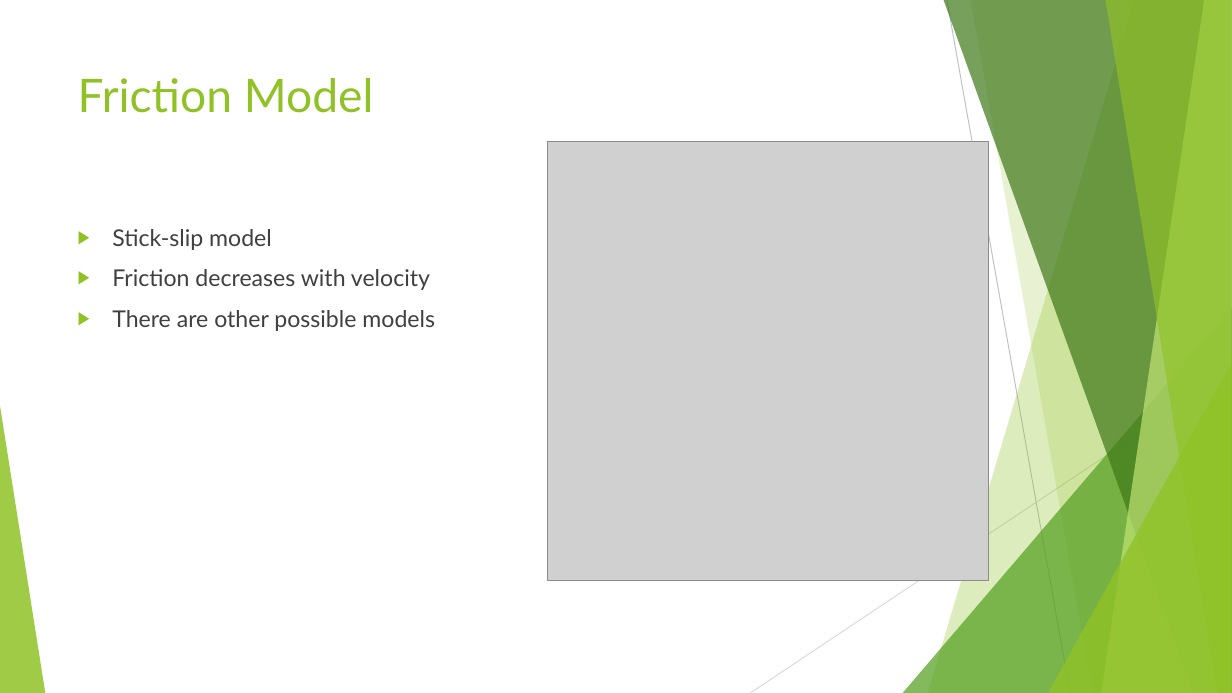
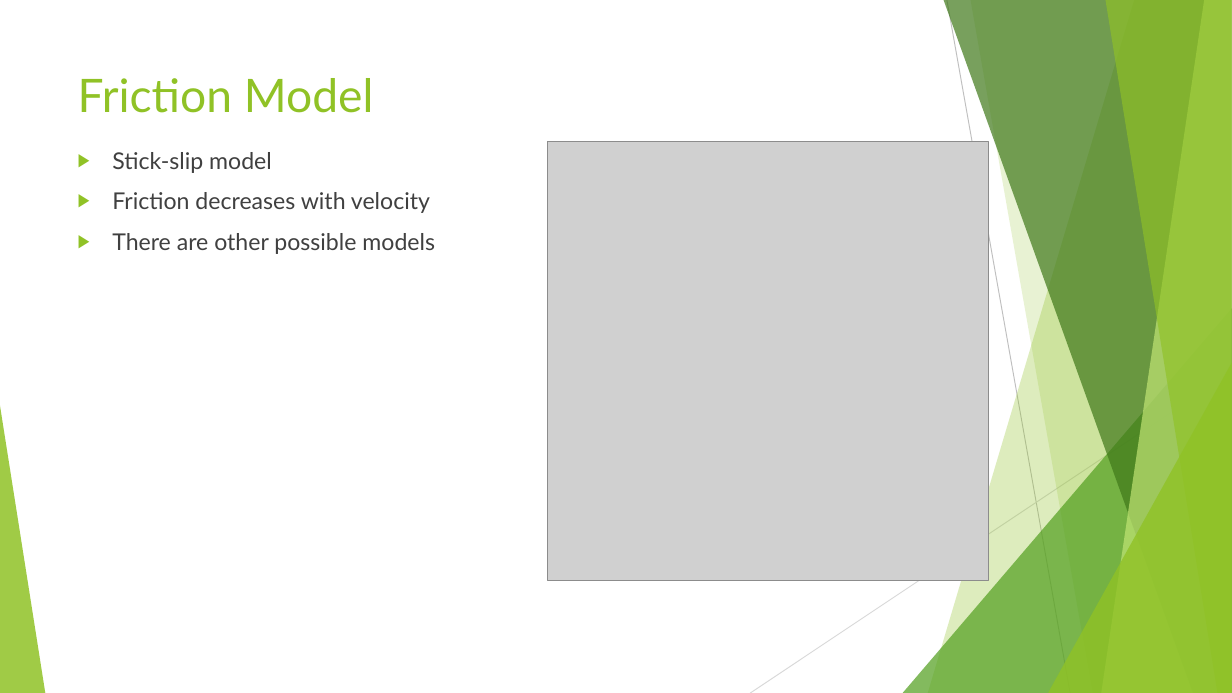
Before and after one commit to aMartin6/Final_Project, a slide deck: slide 6 of Earthquake Presentation.pptx (slide 5 before the commit). Drawn at 1232x693 pixels with LibreOffice and Linux fonts; fonts in the diff are those of the drawing; grey boxes stand for pictures. Boxes give left, top, right and bottom in pixels: in the first picture for what was removed or moved away, otherwise in the second. Text is boxed around its words. In the diff, an @@ line names an element or a change of style, - is before the commit and + after.

```diff
--- a/Earthquake Presentation.pptx
+++ b/Earthquake Presentation.pptx
@@ text "Stick-slip model": place and size @@
-text "Stick-slip model" at bbox=[112, 229, 435, 331]
+text "Stick-slip model" at bbox=[112, 152, 435, 254]
```
Also in this commit, not shown: 7 other slides changed, 3 slides added, 1 slide removed.
